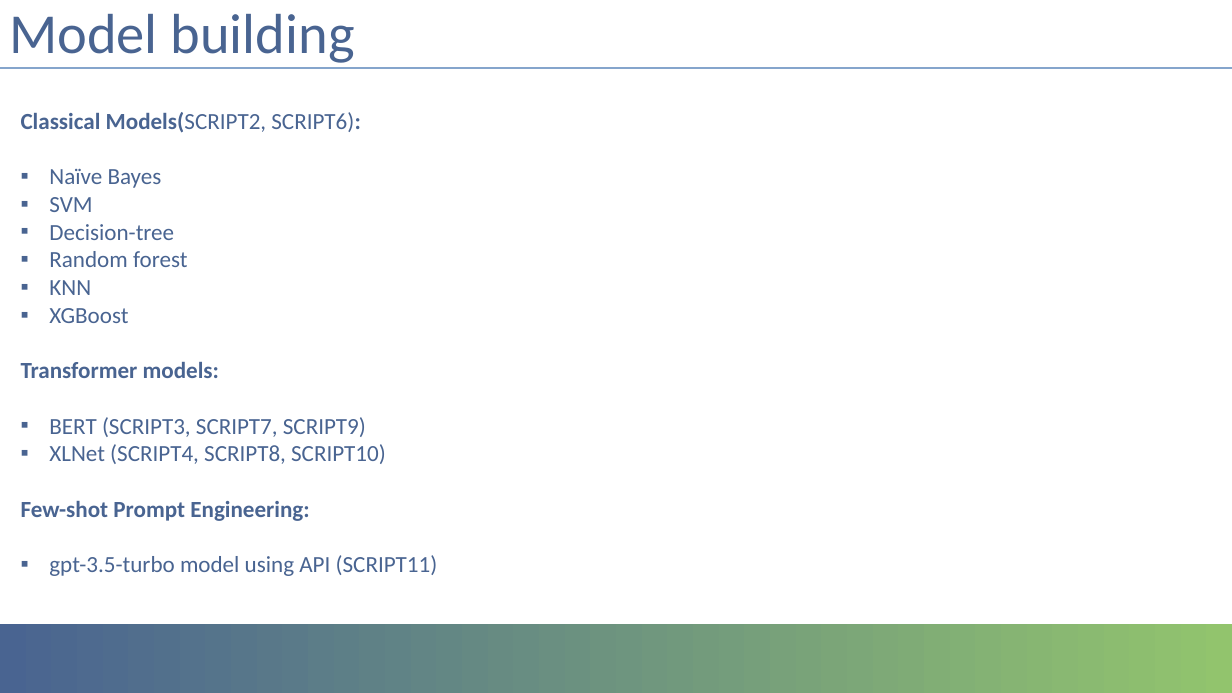
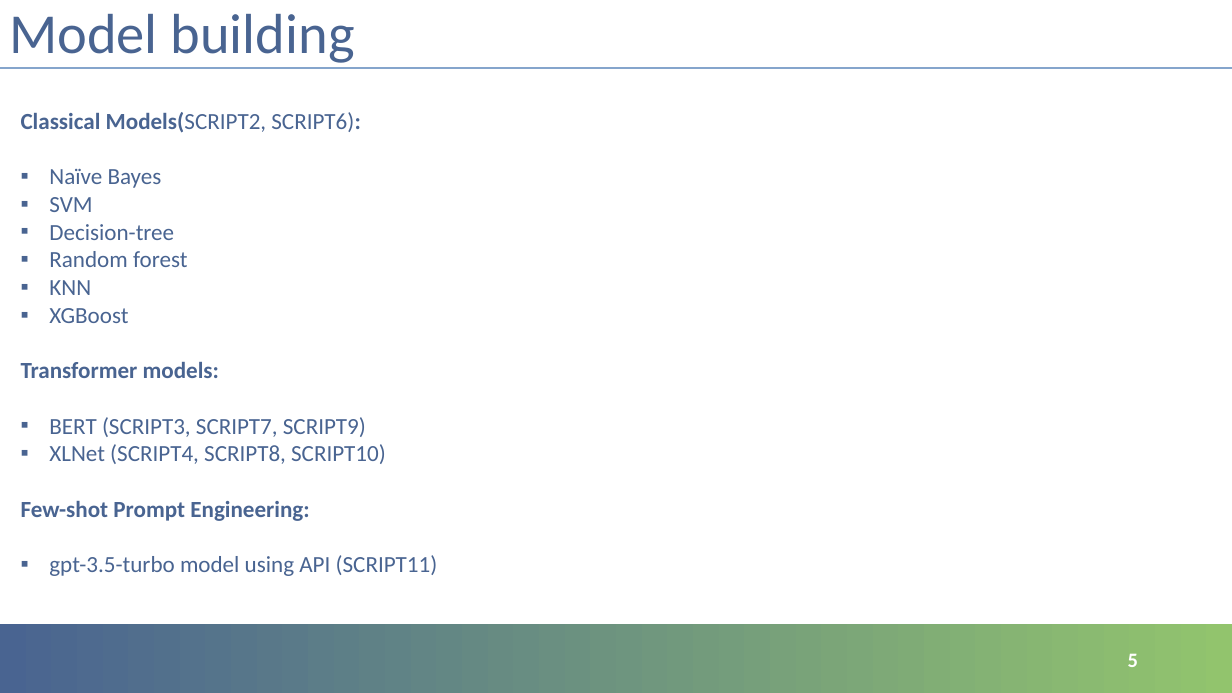
Before and after one commit to LakshmikarPolamreddy/Clinical_domain_classification_final_project_NLP, a slide deck: slide 5 of Leveraging NLP techniques in healthcare domain for clinical domain classification.pptx. Drawn at 1232x693 pixels with LibreOffice and Linux fonts; fonts in the diff are those of the drawing; background and template pictures are left out. Boxes give left, top, right and bottom in pixels: in the first picture for what was removed or moved away, otherwise in the second. Text is boxed around its words. In the diff, an @@ line names an element or a change of style, - is before the commit and + after.

```diff
--- a/Leveraging NLP techniques in healthcare domain for clinical domain classification.pptx
+++ b/Leveraging NLP techniques in healthcare domain for clinical domain classification.pptx
@@ page number added at box(1128, 653, 1138, 667), 16 pt, text #FFFFFF, bold @@
+5
```
Also in this commit, not shown: 8 other slides changed, 2 slides added.
